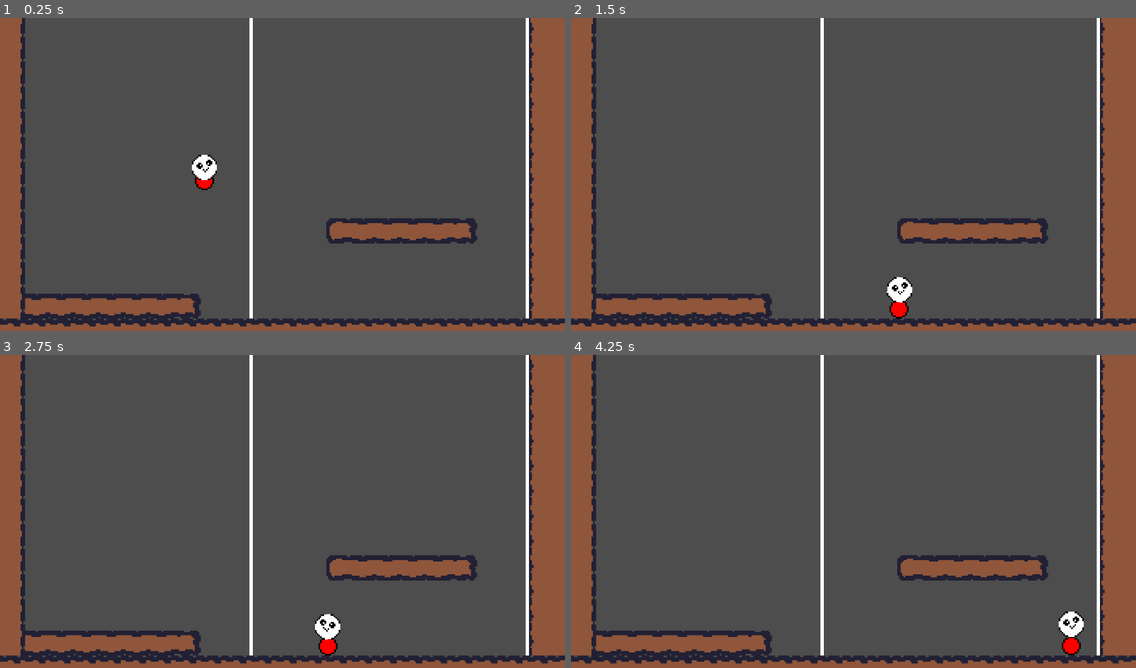
Above: before the commit, frames 1-4 (two rows, left to right).
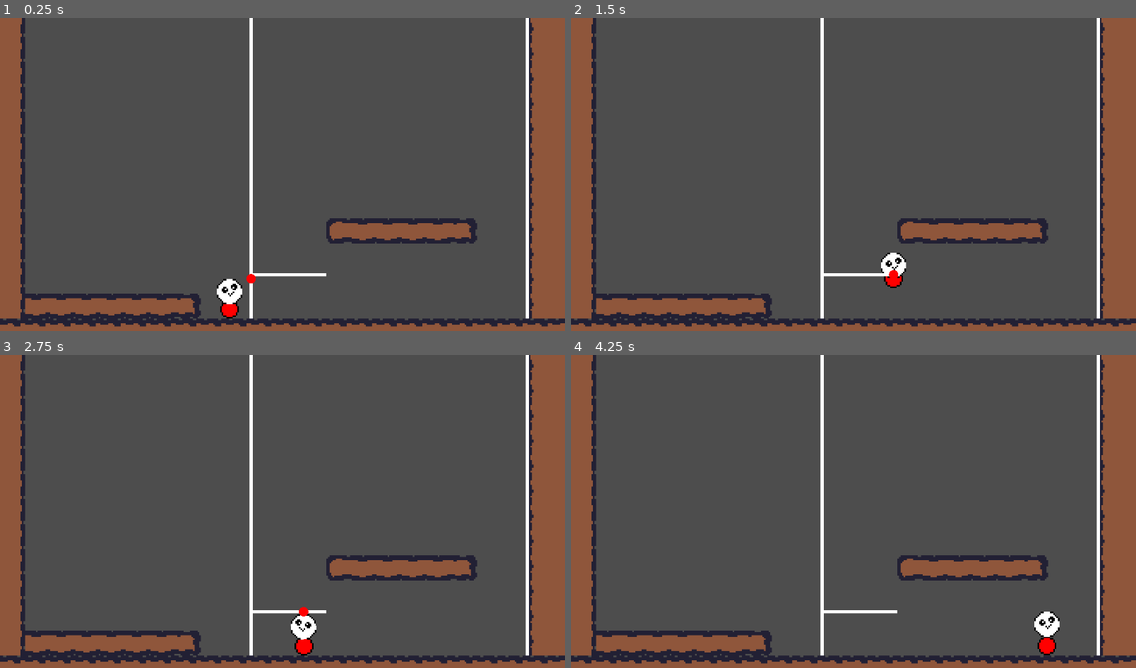
Above: after the commit, the same moments.

Repository: Victor-Boone/climbclimb
Game: Godot game, scene res://scenes/main.tscn
Two runs of this game, one before a commit and one after it. Both use one fixed random seed, a clock stepped at 60 frames per second and the inputs below.
Inputs:
- Up to frame 1 (0.25 s): no input
- Up to frame 2 (1.5 s): hold Shift (climb) 0.53-1.28 s; hold D (move_right) from 0.53 s (still down); tap Space (jump) at 0.77 s; tap Shift (climb) at 1.35 s
- Up to frame 3 (2.75 s): tap Space (jump) at 1.52 s; release D (move_right) at 2.03 s; hold A (move_left) from 2.03 s (still down); hold Shift (climb) from 2.03 s (still down)
- Up to frame 4 (4.25 s): release A (move_left) at 2.78 s; release Shift (climb) at 2.78 s; hold D (move_right) from 2.78 s (still down); tap Shift (climb) at 2.85 s; tap Space (jump) at 3.02, 3.77 s; hold Shift (climb) from 3.53 s (still down)

The runs differ from the first frame. In frame 1, 1.0% of the frame differs, in the area x 33-58%, y 43-97%; in frame 2, 0.9%; in frame 3, 1.0%; in frame 4, 1.1%, in the area x 44-91%, y 81-96%.

Commit message:
[Climbing] Detect ideal gripping points

Diff:
--- a/scenes/climbing_line.gd
+++ /dev/null
@@ -1,19 +0,0 @@
-extends Area2D
-
-@export var MATERIAL: float = 1.0
-
-func _ready() -> void:
-	assert($Line2D.get_point_count() == 2)
-
-func get_line() -> Line2D:
-	return $Line2D
-
-func get_tip() -> Vector2:
-	var line_pos: Vector2 = $Line2D.global_position
-	var tip: Vector2 = $Line2D.get_point_position(0) + line_pos
-	return tip
-
-func get_end() -> Vector2:
-	var line_pos: Vector2 = $Line2D.global_position
-	var end: Vector2 = $Line2D.get_point_position(1) + line_pos
-	return end
--- a/scenes/climbing_line.tscn
+++ b/scenes/climbing_line.tscn
@@ -1,12 +1,15 @@
 [gd_scene format=3 uid="uid://vdouacd08aj8"]
 
-[ext_resource type="Script" uid="uid://c6k7xkmxmvhhg" path="res://scenes/climbing_line.gd" id="1_rqfwk"]
+[ext_resource type="Script" uid="uid://c6k7xkmxmvhhg" path="res://scripts/climbing_line.gd" id="1_rqfwk"]
 
 [sub_resource type="SegmentShape2D" id="SegmentShape2D_7fqpk"]
 b = Vector2(0, -32)
 
 [node name="ClimbingLine" type="Area2D" unique_id=1658734152]
+collision_layer = 2
+collision_mask = 2
 script = ExtResource("1_rqfwk")
+MATERIAL = null
 metadata/_edit_group_ = true
 
 [node name="CollisionShape2D" type="CollisionShape2D" parent="." unique_id=1792796184]
--- a/scenes/main.tscn
+++ b/scenes/main.tscn
@@ -47,10 +47,13 @@
 [sub_resource type="SegmentShape2D" id="SegmentShape2D_sugp2"]
 b = Vector2(0, -192)
 
+[sub_resource type="SegmentShape2D" id="SegmentShape2D_tbgi4"]
+b = Vector2(48, 0)
+
 [node name="Main" type="Node" unique_id=964760547]
 
 [node name="SlimeCat" parent="." unique_id=93529822 instance=ExtResource("2_0wfyh")]
-position = Vector2(128, 80)
+position = Vector2(144, 176)
 STANDING_STRENGTH = 4.151
 IDEAL_ANGLE_SPEED = 1.21
 
@@ -64,8 +67,7 @@
 
 [node name="ClimbingLine" parent="." unique_id=1083152272 instance=ExtResource("3_sugp2")]
 position = Vector2(160, 192)
-collision_layer = 2
-collision_mask = 2
+MATERIAL = 1.0
 
 [node name="CollisionShape2D" parent="ClimbingLine" index="0" unique_id=1792796184]
 shape = SubResource("SegmentShape2D_jyhfs")
@@ -75,8 +77,7 @@
 
 [node name="ClimbingLine2" parent="." unique_id=195965567 instance=ExtResource("3_sugp2")]
 position = Vector2(336, 192)
-collision_layer = 2
-collision_mask = 2
+MATERIAL = 1.0
 
 [node name="CollisionShape2D" parent="ClimbingLine2" index="0" unique_id=1792796184]
 shape = SubResource("SegmentShape2D_sugp2")
@@ -84,5 +85,15 @@
 [node name="Line2D" parent="ClimbingLine2" index="1" unique_id=603407403]
 points = PackedVector2Array(0, -192, 0, 0)
 
+[node name="ClimbingLine3" parent="." unique_id=1658734152 instance=ExtResource("3_sugp2")]
+position = Vector2(160, 164)
+
+[node name="CollisionShape2D" parent="ClimbingLine3" index="0" unique_id=1792796184]
+shape = SubResource("SegmentShape2D_tbgi4")
+
+[node name="Line2D" parent="ClimbingLine3" index="1" unique_id=603407403]
+points = PackedVector2Array(0, 0, 48, 0)
+
 [editable path="ClimbingLine"]
 [editable path="ClimbingLine2"]
+[editable path="ClimbingLine3"]
--- a/scenes/slimecat.tscn
+++ b/scenes/slimecat.tscn
@@ -4,6 +4,7 @@
 [ext_resource type="Script" uid="uid://ccxcgl6dgrpnp" path="res://scripts/slimecat.gd" id="1_tsbn0"]
 [ext_resource type="Texture2D" uid="uid://ccx6ypgdttutr" path="res://assets/character/head.png" id="3_dr1d1"]
 [ext_resource type="PackedScene" uid="uid://dl5saaqvqjjak" path="res://scenes/bodypart.tscn" id="4_mgm2w"]
+[ext_resource type="Script" uid="uid://ku0ncebvof15" path="res://scripts/debug_line.gd" id="5_mgm2w"]
 
 [sub_resource type="CircleShape2D" id="CircleShape2D_6tant"]
 radius = 6.0
@@ -63,5 +64,13 @@
 
 [node name="DebugLine" type="Line2D" parent="GripArea" unique_id=157184533]
 
+[node name="DebugLine" type="Line2D" parent="." unique_id=385791520]
+z_index = 3
+points = PackedVector2Array(0, 0, 20, 9)
+width = 0.0
+begin_cap_mode = 2
+end_cap_mode = 2
+script = ExtResource("5_mgm2w")
+
 [editable path="Butt"]
 [editable path="Head"]
--- /dev/null
+++ b/scripts/climbing_line.gd
@@ -0,0 +1,86 @@
+extends Area2D
+class_name ClimbingLine
+
+@export var MATERIAL: float = 1.0
+
+func _ready() -> void:
+	assert($Line2D.get_point_count() == 2)
+
+func get_line() -> Line2D:
+	return $Line2D
+
+func get_tip() -> Vector2:
+	""" Return the _global_ position of the Line2D's tip. """
+	var line_pos: Vector2 = $Line2D.global_position
+	var tip: Vector2 = $Line2D.get_point_position(0) + line_pos
+	return tip
+
+func get_end() -> Vector2:
+	""" Return the _global_ position of the Line2D's end. """
+	var line_pos: Vector2 = $Line2D.global_position
+	var end: Vector2 = $Line2D.get_point_position(1) + line_pos
+	return end
+
+func point_within_segment(point: Vector2) -> bool:
+	var tip: Vector2 = get_tip()
+	var end: Vector2 = get_end()
+	var scal1: bool = (point - tip).dot(end - tip) >= 0
+	var scal2: bool = (point - end).dot(tip - end) >= 0
+	return scal1 and scal2
+
+
+func circle_segment_intersection(center: Vector2, radius: float) -> Array[Vector2]:
+	#var result: Array[Vector2] = []
+	#var p1: Vector2 = get_tip()
+	#var p2: Vector2 = get_end()
+	#var dx: float = p2.x - p1.x
+	#var dy: float = p2.y - p1.y
+	#var dr: float = sqrt(dx*dx + dy*dy)
+	#var D : float = p1.x * p2.y - p2.x * p1.y
+	#var sgn: float = -1 if dy < 0 else 1
+	#sgn *= dx * sqrt(radius*radius * dr*dr - D*D)
+	#var abso: float = abs(dy) * sqrt(radius*radius * dr*dr - D*D)
+	#for i in range(2):
+		#var p: Vector2
+		#var s = 2 * i - 1
+		#p.x = (D * dy + s * sgn) / (dr * dr)
+		#p.y = (- D * dx + s * abso) / (dr * dr)
+		#if true or point_within_segment(p):
+			#result.push_back(p)
+	#return result
+	var result: Array[Vector2] = []
+	var tip: Vector2 = get_tip()
+	var end: Vector2 = get_end()
+	var lambda1: float = Geometry2D.segment_intersects_circle(tip, end, center, radius)
+	var lambda2: float = Geometry2D.segment_intersects_circle(end, tip, center, radius)
+	if lambda1 != -1: result.push_back(lambda1 * end + (1 - lambda1) * tip)
+	if lambda2 != -1: result.push_back(lambda2 * tip + (1 - lambda2) * end)
+	return result
+
+func point_score_wrt(center: Vector2, radius: float, direction: Vector2) -> Dictionary:
+	"""
+	Given the GripArea circle centered at 'center' with radius 'radius', and
+	given that the player's input direction 'direction', return a dictionary
+
+	- Dict["point"] = Vector2 best aligned to the desired player's direction.
+	- Dict["score"] = Associated alignement score.
+	"""
+	var tip: Vector2 = get_tip()
+	var end: Vector2 = get_end()
+	var inter = Geometry2D.segment_intersects_segment(tip, end, center - radius * direction, center + radius * direction)
+	var points = circle_segment_intersection(center, radius)
+	if Geometry2D.is_point_in_circle(tip, center, radius): points.push_back(tip)
+	if Geometry2D.is_point_in_circle(end, center, radius): points.push_back(end)
+	if inter != null and Geometry2D.is_point_in_circle(inter, center, radius): points.push_back(inter)
+	var best_point: Vector2 = Vector2.ZERO
+	var best_score: float = -INF
+	direction = direction.normalized()
+	for point in points:
+		var align_score  = direction.dot((point - center).normalized())
+		var normal_score = abs(direction.rotated(PI/2).dot((point - center).normalized()))
+		var score = align_score - normal_score
+		print("Score of ", point, " = ", score)
+		if score > best_score:
+			best_point = point
+			best_score = score
+	return {"point": best_point, "score": best_score}
--- /dev/null
+++ b/scripts/debug_line.gd
@@ -0,0 +1,16 @@
+extends Line2D
+
+
+# Called when the node enters the scene tree for the first time.
+func _ready() -> void:
+	pass # Replace with function body.
+
+
+# Called every frame. 'delta' is the elapsed time since the previous frame.
+func _process(delta: float) -> void:
+	pass
+
+
+func _draw():
+	for point in points:
+		draw_circle(point, 3, Color.RED, true)
--- a/scripts/slimecat.gd
+++ b/scripts/slimecat.gd
@@ -174,12 +174,25 @@
 func _update_grip_area() -> void:
 	var grip_center = 0.25 * $Butt.position + 0.75 * $Head.position
 	$GripArea.position = grip_center
+
+func _DEBUG_display_grip_points() -> void:
+	"""
+	Display best grip points per grippable object around.
+	Must be called after _update_grip_area().
+	"""
 	var collisions = $GripArea.get_overlapping_areas()
-	print(collisions)
-	for area in collisions:
-		var tip: Vector2 = area.get_tip()
-		var end: Vector2 = area.get_end()
-		print("Got a line ", tip, " to ", end)
+	var global_center = global_position + $GripArea.position
+	var radius = $GripArea/CollisionShape2D.get_shape().get_radius()
+	# print()
+	# print("Global center:", global_center)
+	$DebugLine.clear_points()
+	# $DebugLine.add_point($GripArea.position)
+	# print("Center:", global_center)
+	for object in collisions:
+		var d = object.point_score_wrt(global_center, 1.1*radius, Vector2(0,-1))
+		if d["score"] != -INF:
+			var point: Vector2 = d["point"] - global_position
+			$DebugLine.add_point(point)
 
 
 # External Physics
@@ -222,6 +235,7 @@
 	rotate_head()
 	flip_head()
 	_update_grip_area()
+	_DEBUG_display_grip_points()
 
 	# Debug
 	$Butt._update_velocity_vector()
--- a/scripts/utils.gd
+++ b/scripts/utils.gd
@@ -5,3 +5,12 @@
 	return min(sup, max(x, inf))
 static func mod_2PI(angle: float) -> float:
 	return angle - 2 * PI * floor(0.5 * angle / PI)
+
+## Computes
+#static func foo(
+	#circle_position: Vector2,
+	#circle_radius: float,
+	#input_direction: Vector2,
+	#lines: Array[ClimbingLine]
+#) -> void:
+	#pass
Renamed: scenes/climbing_line.gd.uid -> scripts/climbing_line.gd.uid
Not shown, added: scripts/debug_line.gd.uid
